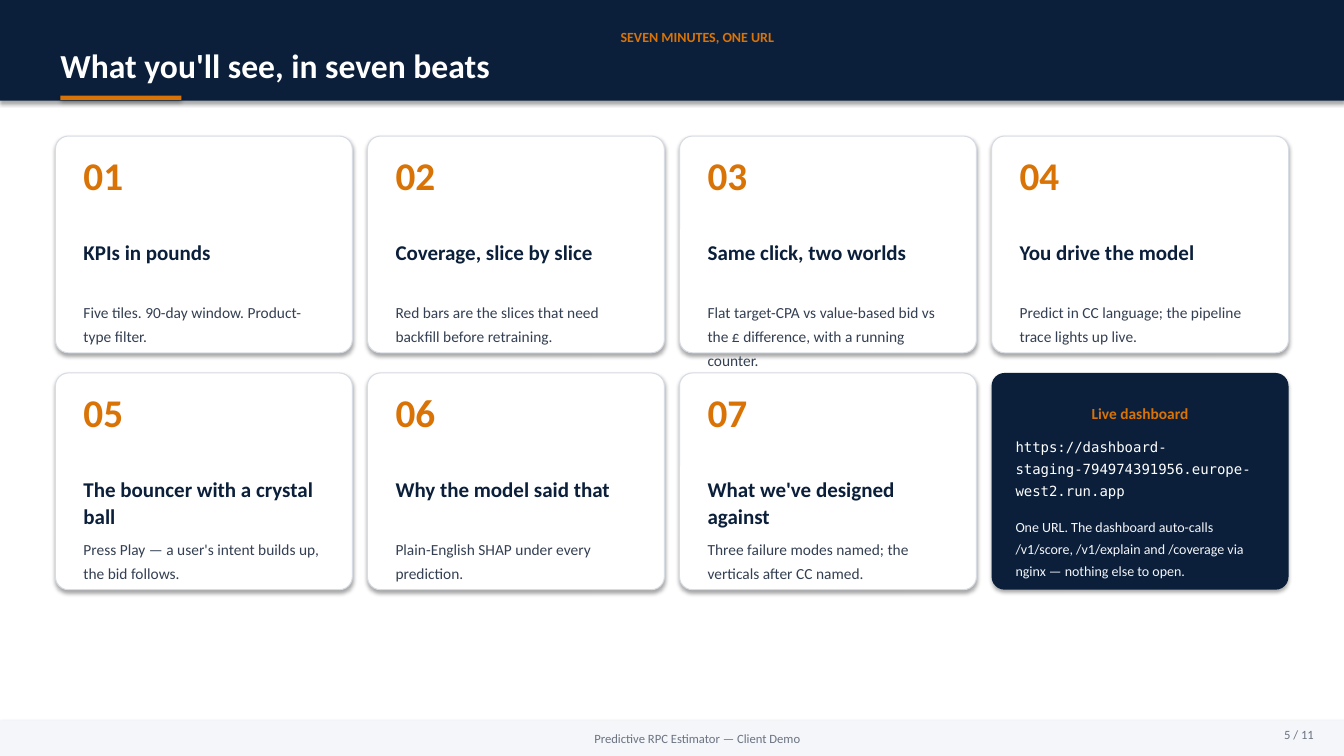
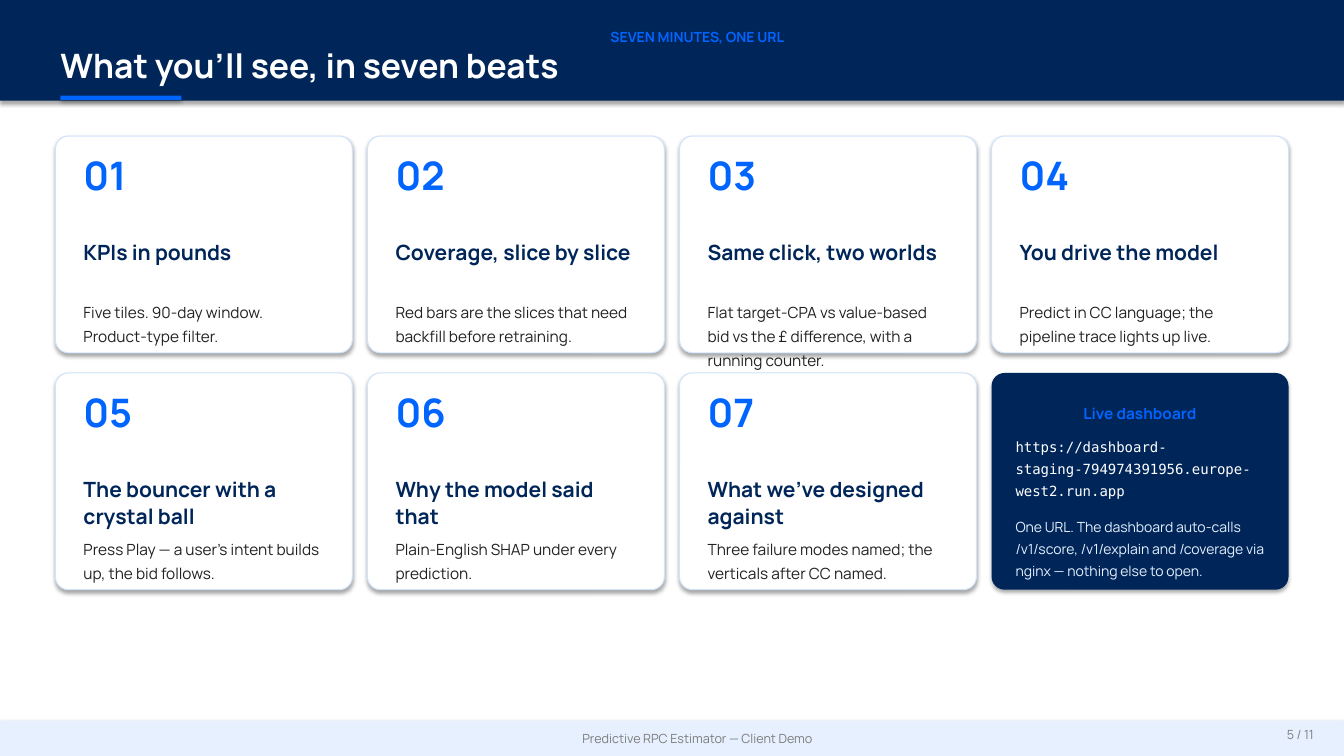
Before and after one commit to asmeyatsky-work/msm, a slide deck: slide 5 of docs/client-demo-deck.pptx. Drawn at 1344x756 pixels with LibreOffice and Linux fonts; fonts in the diff are those of the drawing. Boxes give left, top, right and bottom in pixels: in the first picture for what was removed or moved away, otherwise in the second. Text is boxed around its words. In the diff, an @@ line names an element or a change of style, - is before the commit and + after.

```diff
--- a/docs/client-demo-deck.pptx
+++ b/docs/client-demo-deck.pptx
@@ rectangle "SEVEN MINUTES, ONE URL" at [0,0,1344,101]: font Calibri to Manrope; text colour #D97306 to #0064FF in "SEVEN MINUTES, ONE URL"; fill #0B1F3A to #002659 @@
@@ rectangle at [60,96,181,100]: fill #D97306 to #0064FF @@
@@ outline #D7DBE3 0.75 pt to #D2E3FC 0.75 pt in 7 elements at [55,136,353,353], [368,136,665,353], [680,136,977,353], [992,136,1290,353], [55,373,353,590], [368,373,665,590], [680,373,977,590] @@
@@ font Calibri to Manrope, text colour #D97306 to #0064FF in 7 elements at [83,161,126,191], [396,161,445,191], [708,161,757,191], [1020,161,1070,191], [83,398,132,428], [396,398,446,428], [708,398,755,428] @@
@@ rounded rectangle "Live dashboard" at [992,373,1290,590]: fill #0B1F3A to #002659 @@
@@ text in rounded rectangle at [1016,407,1264,580]: font Calibri to Manrope in "Live dashboard", "One URL. The dashboard auto-calls /v1/score, /v1/explain ..."; text colour #D97306 to #0064FF in "Live dashboard"; text colour #F4F6FA to #E7F0FE in "One URL. The dashboard auto-calls /v1/score, /v1/explain ..." @@
@@ font Calibri to Manrope, text colour #0B1F3A to #002659 in 7 elements at [83,244,231,265], [396,244,631,266], [708,244,937,263], [1020,244,1218,261], [83,481,276,529], [396,481,593,525], [708,481,924,530] @@
@@ font Calibri to Manrope, text colour #333F52 to #212121 in 7 elements at [83,306,263,346], [396,306,627,346], [708,306,927,370], [1020,306,1213,346], [83,543,320,583], [396,543,617,583], [708,543,932,580] @@
@@ rectangle "Predictive RPC Estimator — Client ..." at [0,721,1344,756]: font Calibri to Manrope, text colour #6B7380 to #7D7D7D; fill #F4F6FA to #E7F0FE @@
@@ text "5 / 11" at [1287,730,1314,739]: font Calibri to Manrope, text colour #6B7380 to #7D7D7D @@
```
Also in this commit, not shown: 10 other slides changed, 1 other file.
